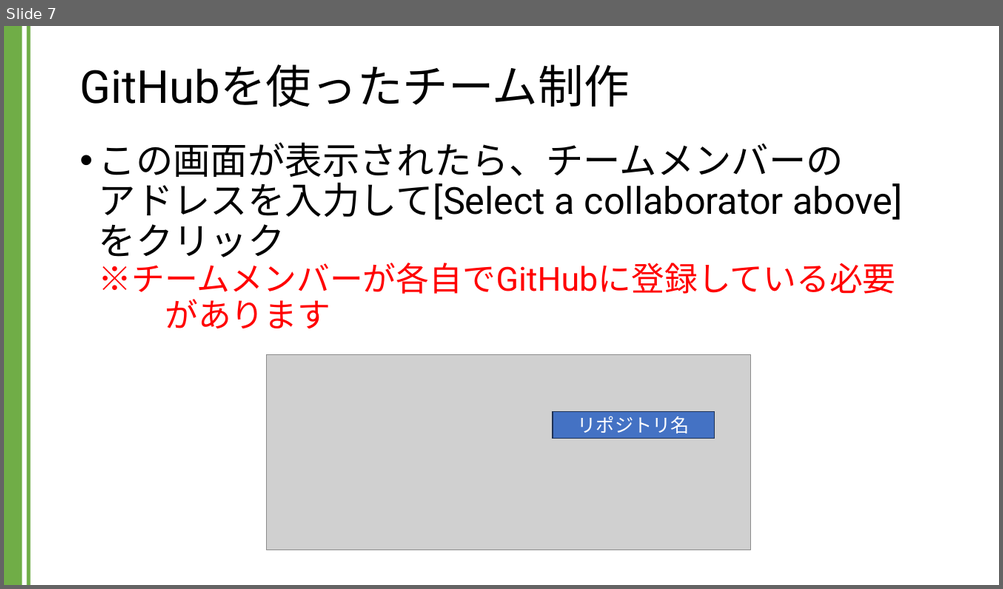
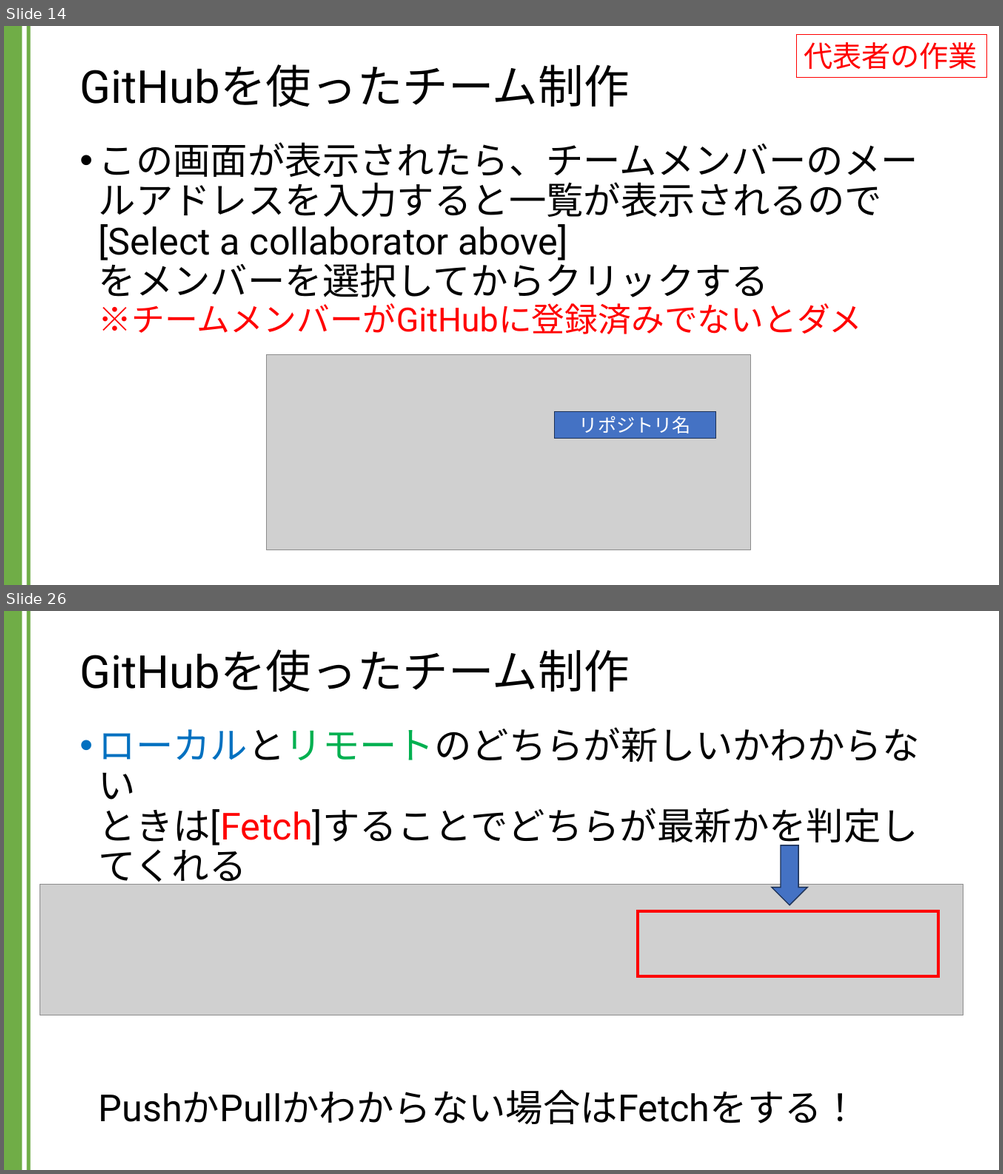
Before and after one commit to kic-murata/cpp2024, a slide deck: 授業資料/GitHubを用いたチーム制作.pptx. Shown one above the other, each under a label of ours: slide 7 before the commit, slides 14 and 26 after it; the slides between them are not shown. The pictures are 1003x589 and 1003x1174 pixels, drawn with LibreOffice and Linux fonts; fonts in the diff are those of the drawing; grey boxes stand for pictures. Boxes give left, top, right and bottom in pixels: in the first picture for what was removed or moved away, otherwise in the second. Text is boxed around its words. In the diff, an @@ line names an element or a change of style, - is before the commit and + after.

```diff
--- a/授業資料/GitHubを用いたチーム制作.pptx
+++ b/授業資料/GitHubを用いたチーム制作.pptx
@@ slide 26 added at (4,611,999,1170), background #FFFFFF; not listed: 2 template elements that a slide beside it also shows @@
@@ title added at (79,649,629,692), 44 pt, text #000000 @@
+GitHubを使ったチーム制作
@@ text added at (99,727,919,1125), 36 pt, text #000000 @@
+• ローカルとリモートのどちらが新しいかわからない
+  ときは[Fetch]することでどちらが最新かを判定してくれる
+  PushかPullかわからない場合はFetchをする！
@@ down arrow added at (771,846,808,905), fill #4472C4, outline #1E3256 1 pt @@
@@ picture added at (40,884,964,1015) @@
@@ rectangle added at (637,911,938,977), outline #FF0000 3 pt @@
@@ what was slide 7 is now slide 14 @@
@@ slide 14 changed as well @@
@@ rectangle added at (797,34,987,77), outline #FF0000 0.75 pt, 28 pt, text #FF0000 @@
+代表者の作業
@@ text at (99,142,918,335): text changed @@
-• この画面が表示されたら、チームメンバーの
-  アドレスを入力して[Select a collaborator above]をクリック
-  ※チームメンバーが各自でGitHubに登録している必要
-  があります
+• この画面が表示されたら、チームメンバーのメールアドレスを入力すると一覧が表示されるので
+  [Select a collaborator above]
+  をメンバーを選択してからクリックする
+  ※チームメンバーがGitHubに登録済みでないとダメ
```
Also in this commit, not shown: 5 other slides changed, 27 other slides added, 2 other files.
